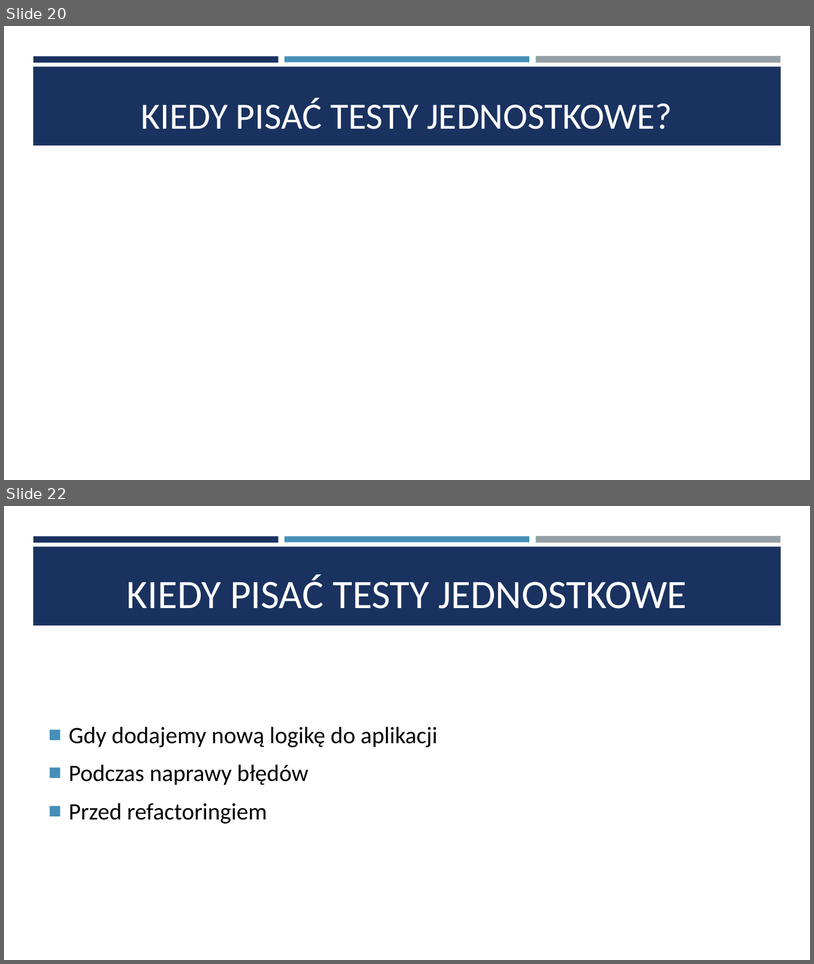
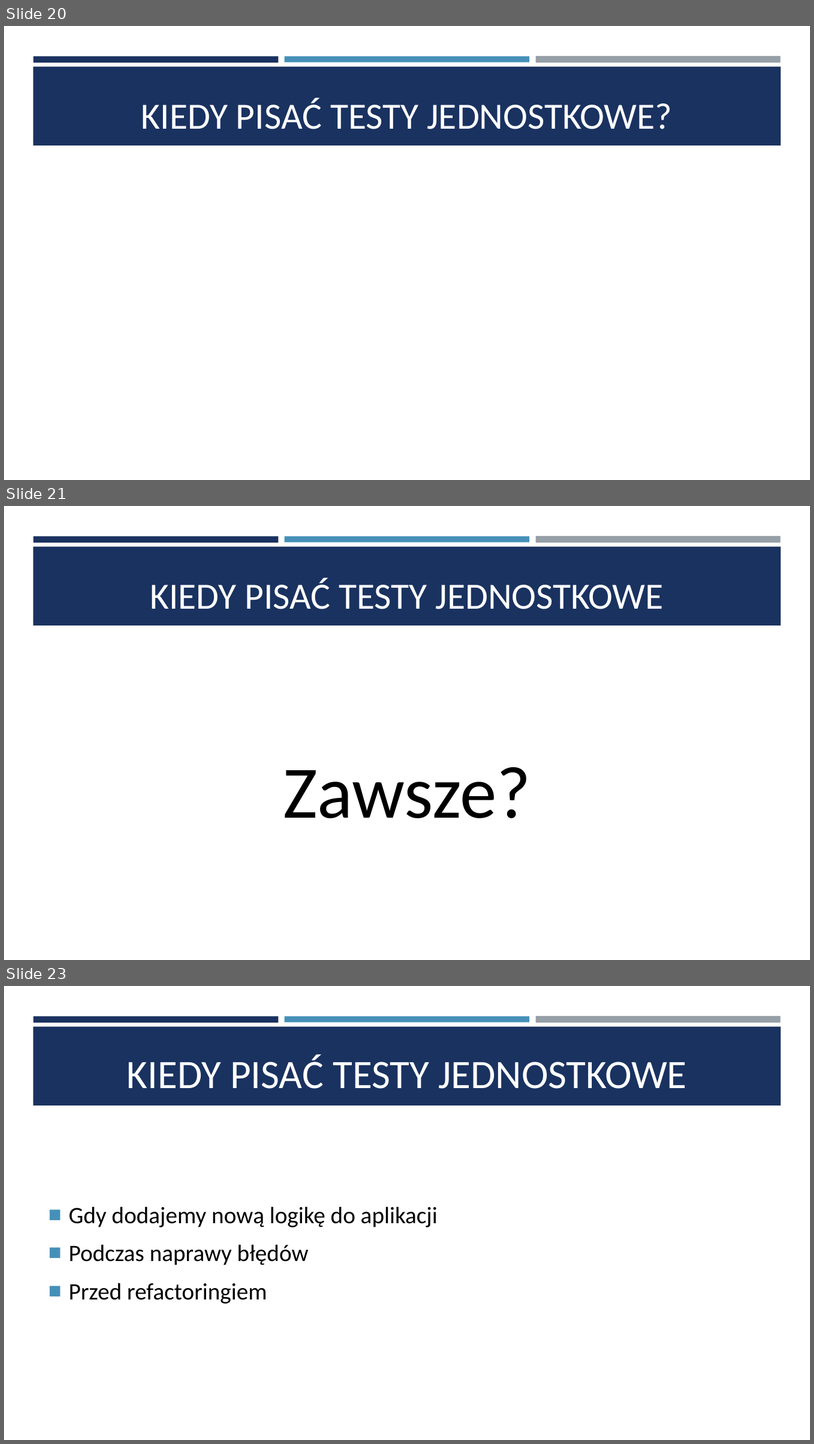
Before and after one commit to saamed/unit-test-workshops, a slide deck: docs/Testy jednostkowe.pptx. Shown one above the other, each under a label of ours: slides 20 and 22 before the commit, slides 20, 21 and 23 after it; the slides between them are not shown. The pictures are 814x964 and 814x1444 pixels, drawn with LibreOffice and Linux fonts; fonts in the diff are those of the drawing. Boxes give left, top, right and bottom in pixels: in the first picture for what was removed or moved away, otherwise in the second. Text is boxed around its words. In the diff, an @@ line names an element or a change of style, - is before the commit and + after.

```diff
--- a/docs/Testy jednostkowe.pptx
+++ b/docs/Testy jednostkowe.pptx
@@ slide 21 added at [4,506,810,960], background #FFFFFF; not listed: 4 template elements that a slide beside it also shows @@
@@ title added at [150,578,664,609], 44 pt, text #FFFFFF @@
+KIEDY PISAĆ TESTY JEDNOSTKOWE
@@ text added at [283,767,531,818], 88 pt, text #000000 @@
+Zawsze?
@@ what was slide 22 is now slide 23 @@
```
Also in this commit, not shown: 8 slides changed, 24 other files.
